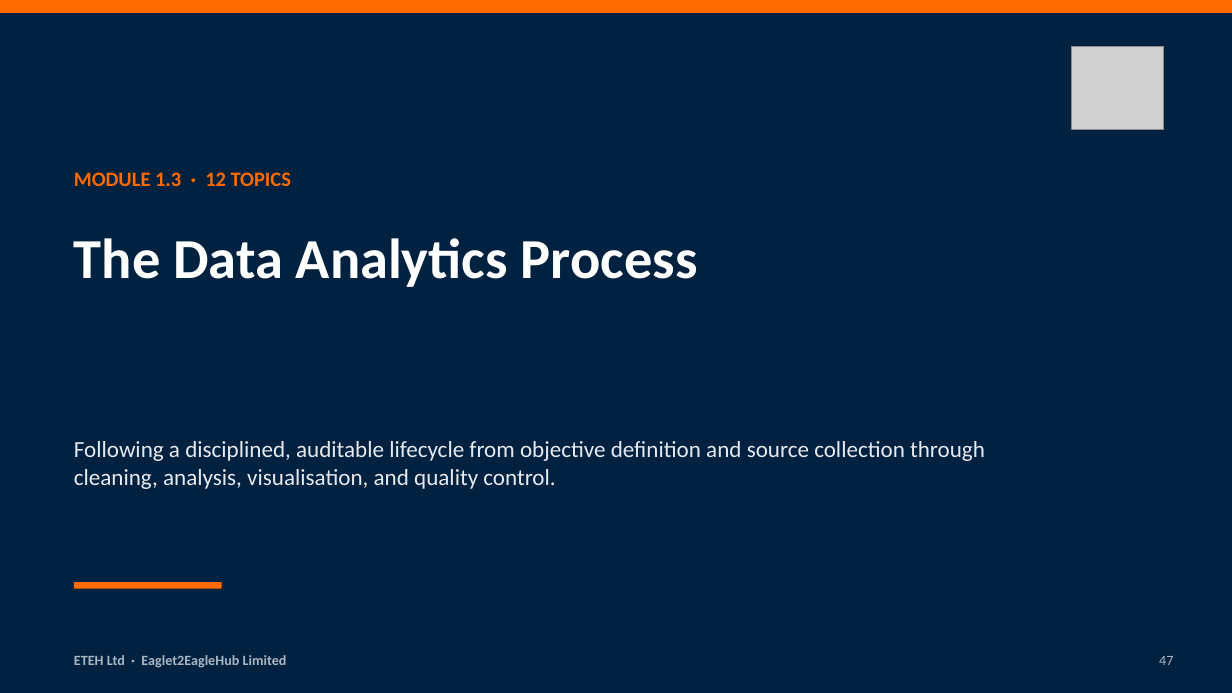
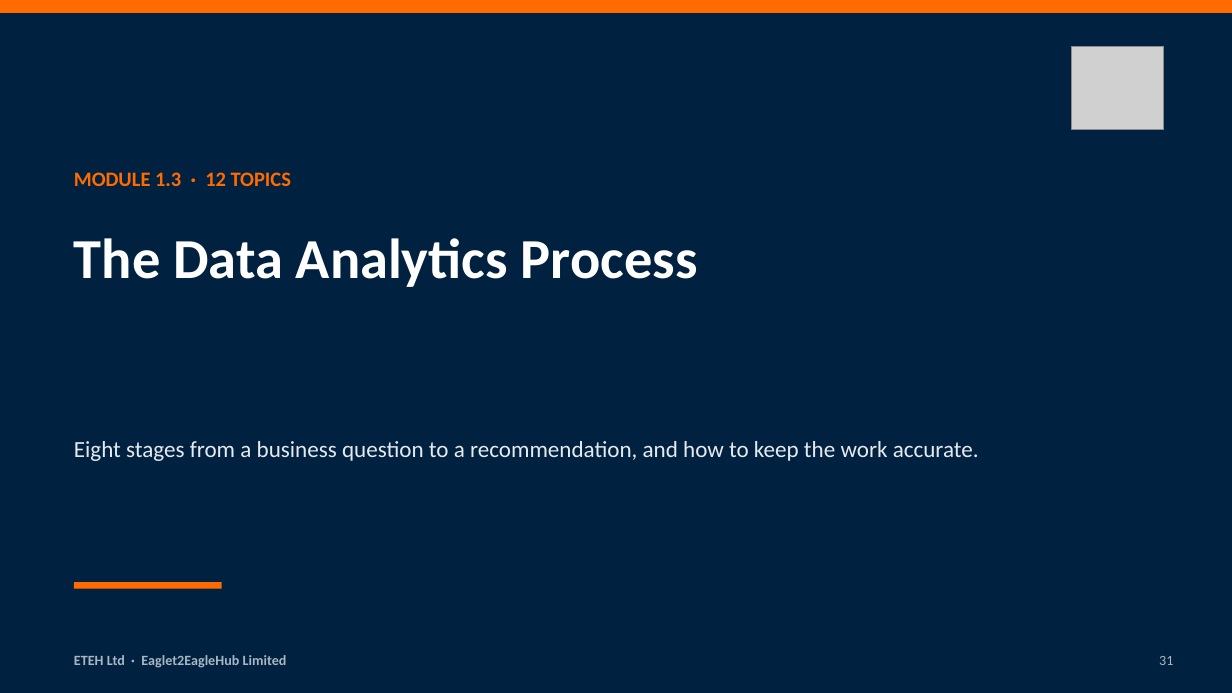
Before and after one commit to MaxiKen/ETEH, a slide deck: slide 31 of ETEH_Bootcamp_Pack/ETEH_Vol1_Week1_Foundations_Slides.pptx (slide 47 before the commit). Drawn at 1232x693 pixels with LibreOffice and Linux fonts; fonts in the diff are those of the drawing; grey boxes stand for pictures. Boxes give left, top, right and bottom in pixels: in the first picture for what was removed or moved away, otherwise in the second. Text is boxed around its words. In the diff, an @@ line names an element or a change of style, - is before the commit and + after.

Commit message:
Edition 3, Week 1: new deck (146 slides), self-contained examples workbook, assignment Function Guide
- Deck rebuilt from the ETEH template: one slide per topic, definition / in simple terms / analogy / example only where needed;
  example tables labelled by table name; workbook introduced once at the start of the week.
- Examples workbook rebuilt (02_sec_w1.py + w1x.py + v3/wb_a|b|c.py): all 111 mini-sections covered with steps,
  worked solutions (live formulas), ~220 exercises with live checks, and an answer key per module.
- Assignment: Function Guide sheet for XLOOKUP, AVERAGEIFS, MINIFS, COUNTIFS, EDATE, TEXT, SUMIFS date window, distinct count.
- Fix: tDirtySales has 335 text dates (116 + 106 + 113), not 113.
- README: Edition 3 section.

```diff
--- a/ETEH_Bootcamp_Pack/ETEH_Vol1_Week1_Foundations_Slides.pptx
+++ b/ETEH_Bootcamp_Pack/ETEH_Vol1_Week1_Foundations_Slides.pptx
@@ text at (74, 441, 979, 461): text changed @@
-Following a disciplined, auditable lifecycle from objective definition and source collection through cleaning, analysis, visualisation, and quality control.
+Eight stages from a business question to a recommendation, and how to keep the work accurate.
@@ text at (1159, 656, 1173, 665): text changed @@
-47
+31
```
Also in this commit, not shown: 13 other slides changed, 132 slides added, 222 slides removed, 20 other files.
